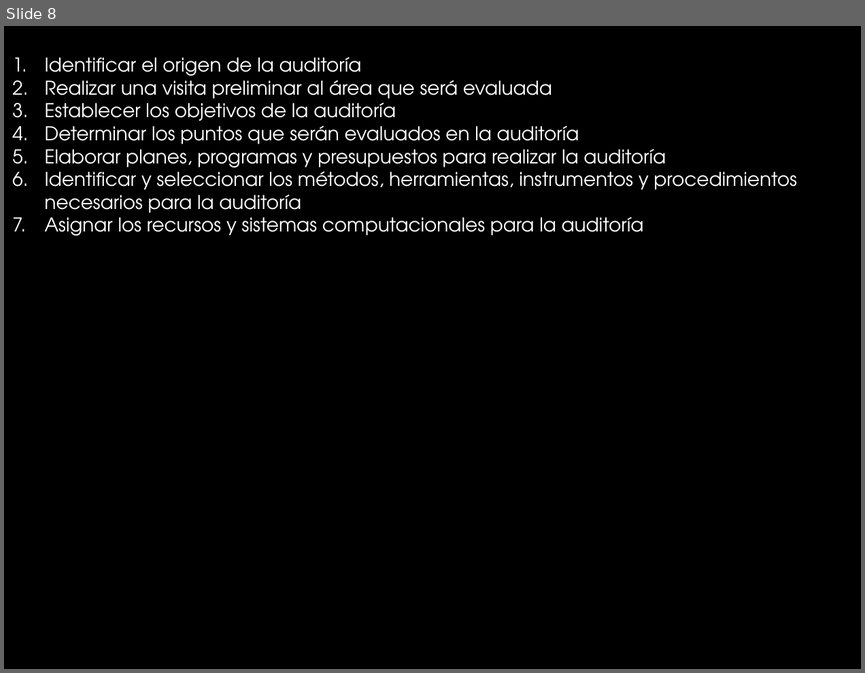
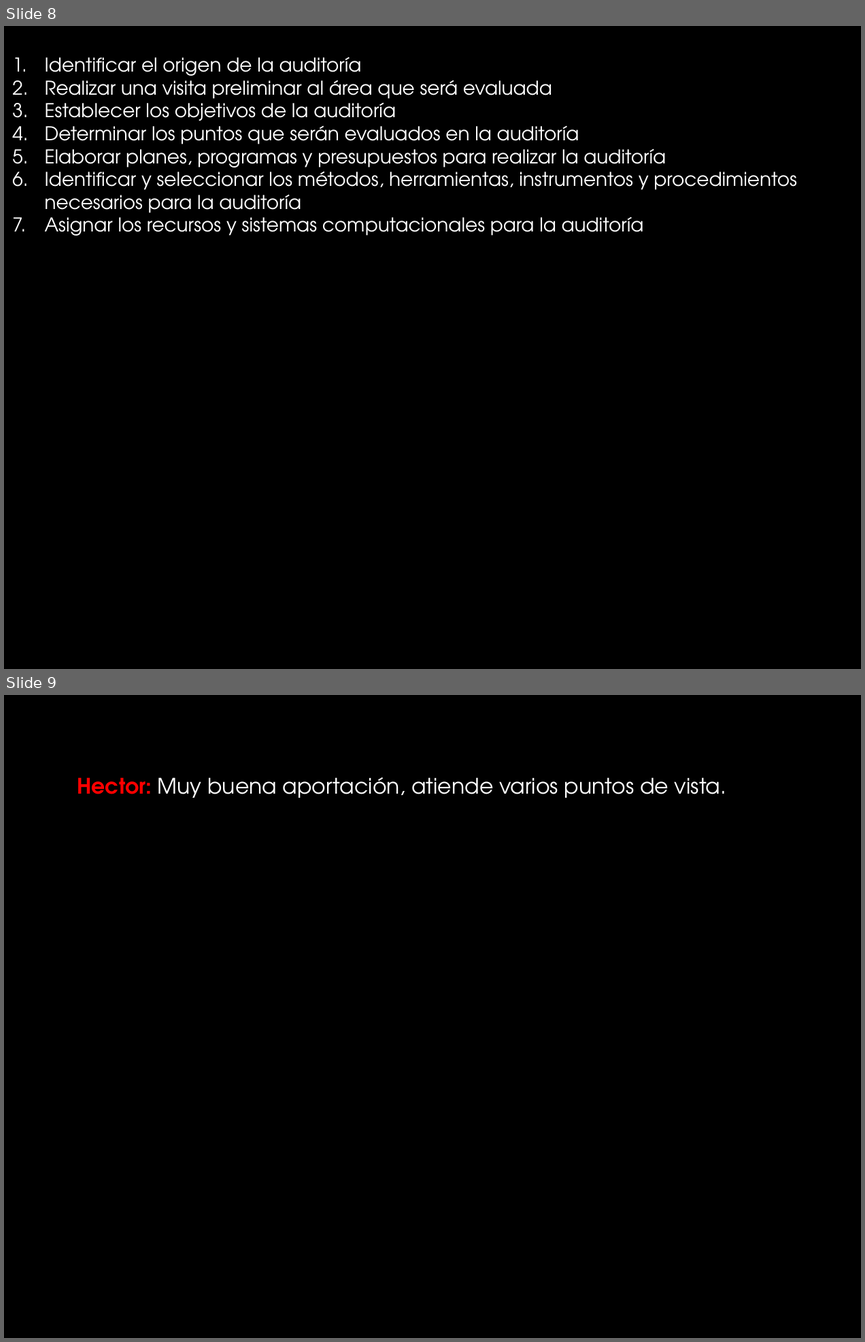
Before and after one commit to lc850/auditoria, a slide deck: 8 Etapa de adecuacion.pptx. Shown one above the other, each under a label of ours: slide 8 before the commit, slides 8 and 9 after it. The pictures are 865x673 and 865x1342 pixels, drawn with LibreOffice and Linux fonts; fonts in the diff are those of the drawing; background and template pictures are left out. Boxes give left, top, right and bottom in pixels: in the first picture for what was removed or moved away, otherwise in the second. Text is boxed around its words. In the diff, an @@ line names an element or a change of style, - is before the commit and + after.

Commit message:
hector

```diff
--- a/8 Etapa de adecuacion.pptx
+++ b/8 Etapa de adecuacion.pptx
@@ slide 9 added at box(4, 695, 861, 1338), background picture (left out) @@
@@ text added at box(77, 777, 726, 798), 18 pt, text #FFFFFF @@
+Hector: Muy buena aportación, atiende varios puntos de vista.
```
Also in this commit, not shown: 1 slide removed.
